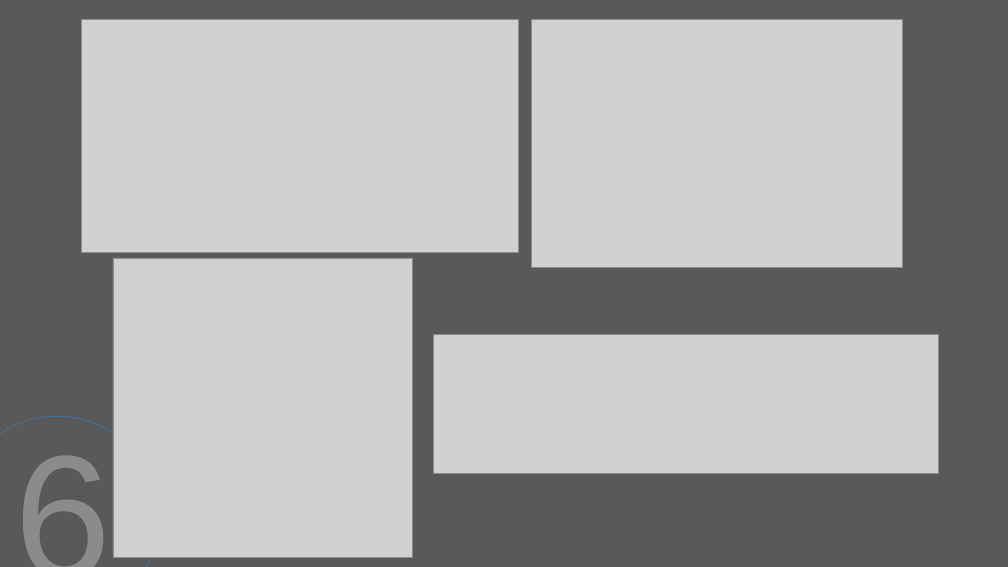
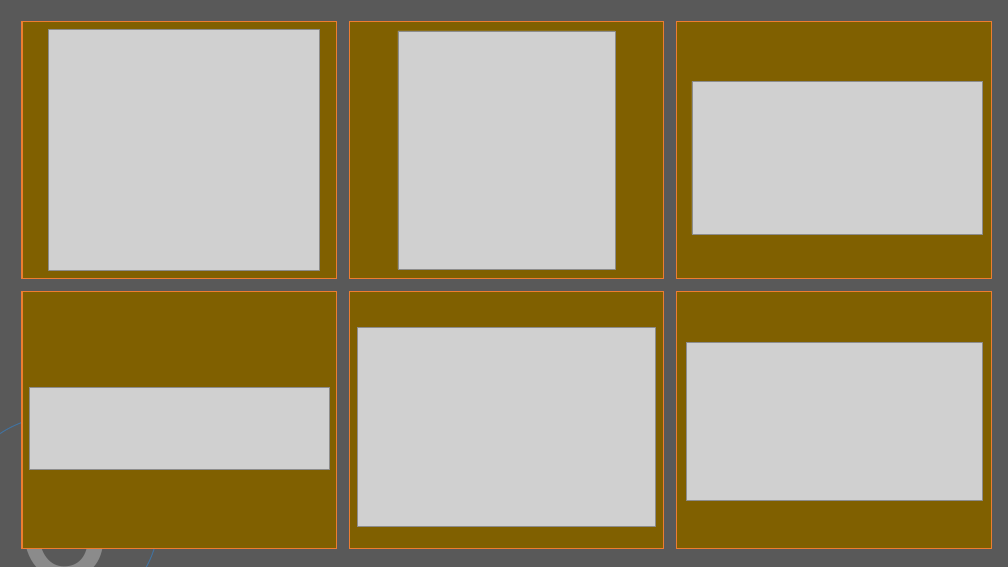
Before and after one commit to jiaxiaogang/HELIX_THEORY, a slide deck: slide 23 of Other/9_公司内AI技术分享20180628.pptx. Drawn at 1008x567 pixels with LibreOffice and Linux fonts; fonts in the diff are those of the drawing; grey boxes stand for pictures; background and template pictures are left out. Boxes give left, top, right and bottom in pixels: in the first picture for what was removed or moved away, otherwise in the second. Text is boxed around its words. In the diff, an @@ line names an element or a change of style, - is before the commit and + after.

```diff
--- a/Other/9_公司内AI技术分享20180628.pptx
+++ b/Other/9_公司内AI技术分享20180628.pptx
@@ picture added at box(48, 29, 319, 271) @@
@@ picture added at box(398, 31, 615, 269) @@
@@ picture added at box(692, 82, 983, 234) @@
@@ picture removed at box(113, 258, 412, 557) @@
@@ group added at box(22, 22, 991, 548): 6 rectangles @@
@@ picture: place and size @@
-picture at box(532, 20, 903, 268)
+picture at box(357, 327, 655, 526)
@@ picture: place and size @@
-picture at box(81, 20, 519, 253)
+picture at box(687, 343, 983, 501)
@@ picture: place and size @@
-picture at box(433, 335, 938, 474)
+picture at box(29, 388, 329, 470)
```
Also in this commit, not shown: 4 other slides changed, 1 other file.
